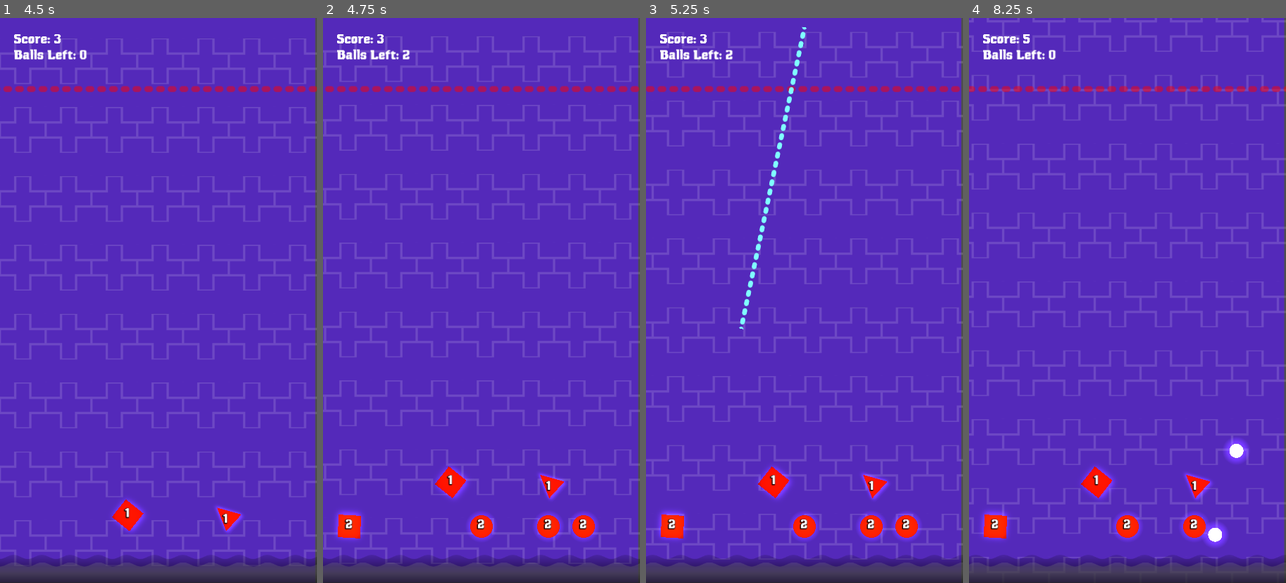
Above: before the commit, frames 1-4 (left to right).
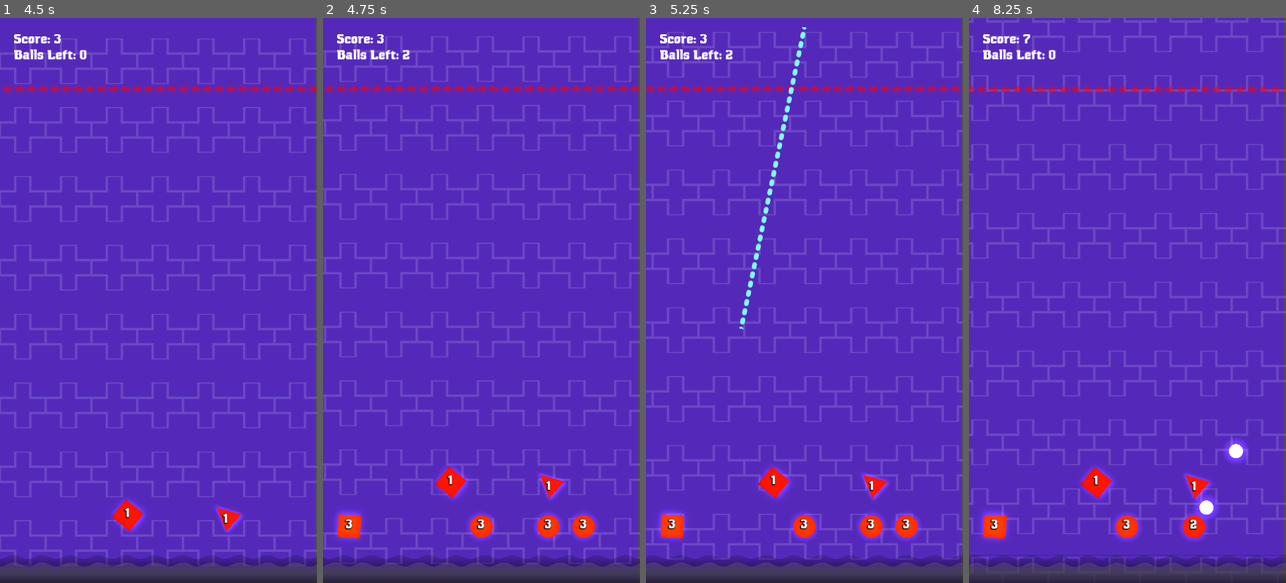
Above: after the commit, the same moments.

Repository: mbosetti/BallBouncer
Game: Godot game, scene res://scenes/game/game_scene.tscn
Two runs of this game, one before a commit and one after it. Both use one fixed random seed, a clock stepped at 60 frames per second and the inputs below.
Inputs (mouse positions are in pixels of both pictures, inside the frame that each line leads up to):
- Up to frame 1 (4.5 s): move the mouse to (142, 413) at 0.52 s; press the mouse at (142, 413) at 0.53 s; move the mouse to (253, 385) at 1.27 s; release the mouse at (253, 385) at 1.28 s; click (253, 385) at 1.35 s; move the mouse to (63, 215) at 2.02 s; press the mouse at (63, 215) at 2.03 s; move the mouse to (174, 300) at 2.77 s; release the mouse at (174, 300) at 2.78 s; click (174, 300) at 2.85 s; move the mouse to (110, 159) at 3.52 s; press the mouse at (110, 159) at 3.53 s; move the mouse to (228, 272) at 4.27 s; release the mouse at (228, 272) at 4.28 s; click (228, 272) at 4.35 s
- Up to frame 2 (4.75 s): no input
- Up to frame 3 (5.25 s): move the mouse to (741, 328) at 5.02 s; press the mouse at (741, 328) at 5.03 s
- Up to frame 4 (8.25 s): move the mouse to (1159, 176) at 5.77 s; release the mouse at (1159, 176) at 5.78 s; click (1159, 176) at 5.85 s; move the mouse to (1111, 413) at 6.52 s; press the mouse at (1111, 413) at 6.53 s; move the mouse to (1222, 385) at 7.27 s; release the mouse at (1222, 385) at 7.28 s; click (1222, 385) at 7.35 s; move the mouse to (1032, 215) at 8.02 s; press the mouse at (1032, 215) at 8.03 s

Frame 1 is identical in both runs. In frame 2, less than 0.1% of the frame differs, in the area x 6-84%, y 88-91%; in frame 3, less than 0.1%; in frame 4, 1.4%, in the area x 0-100%, y 0-98%.

Commit message:
make round health multiplier settable

Diff:
--- a/scenes/game/game_scene.tscn
+++ b/scenes/game/game_scene.tscn
@@ -231,6 +231,7 @@
 
 [node name="Round_Start" type="Node" parent="State Machine"]
 script = ExtResource("18_n7oe4")
+health_muliplier = 1.58
 
 [node name="Round" type="Node" parent="State Machine"]
 script = ExtResource("19_vlimi")
--- a/scripts/state/game/round_start_state.gd
+++ b/scripts/state/game/round_start_state.gd
@@ -1,10 +1,12 @@
 extends "res://scripts/state/game/game_state.gd"
+
+@export var health_muliplier = 1.3
 
 func enter():
 	_start_round()
 
 func _start_round():
-	var round_health = (game.round + 1) * 1.3
+	var round_health = (game.round + 1) * health_muliplier
 	game._spawn_collidable_objects(round_health)
 	game.projectiles_count += 1
 	game.round += 1
